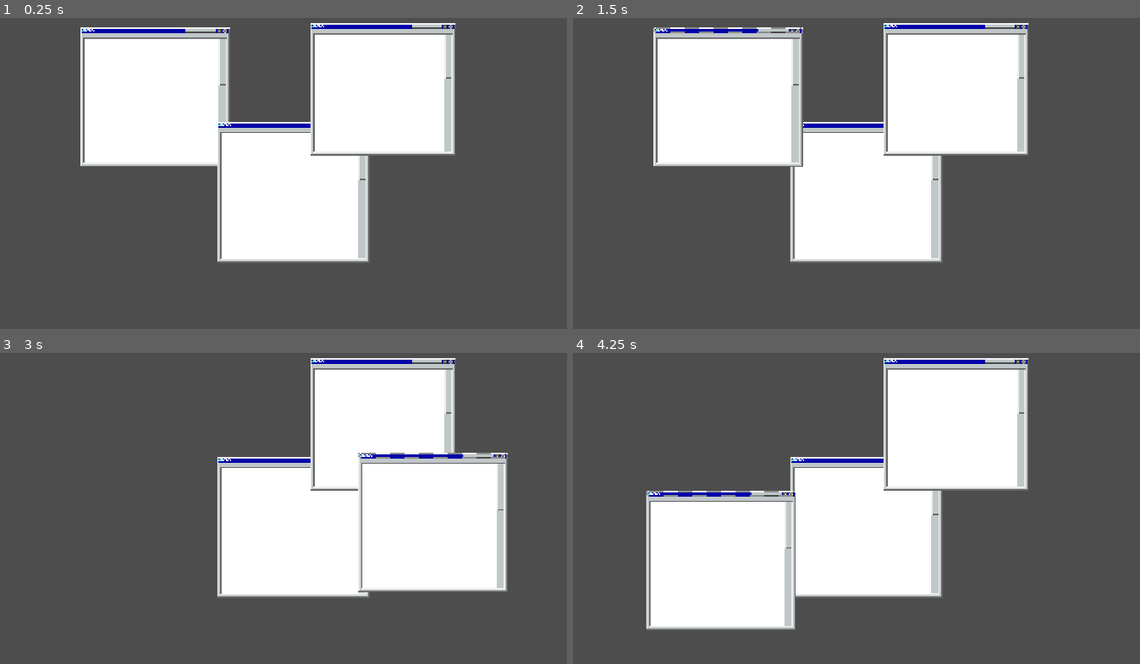
Above: before the commit, frames 1-4 (two rows, left to right).
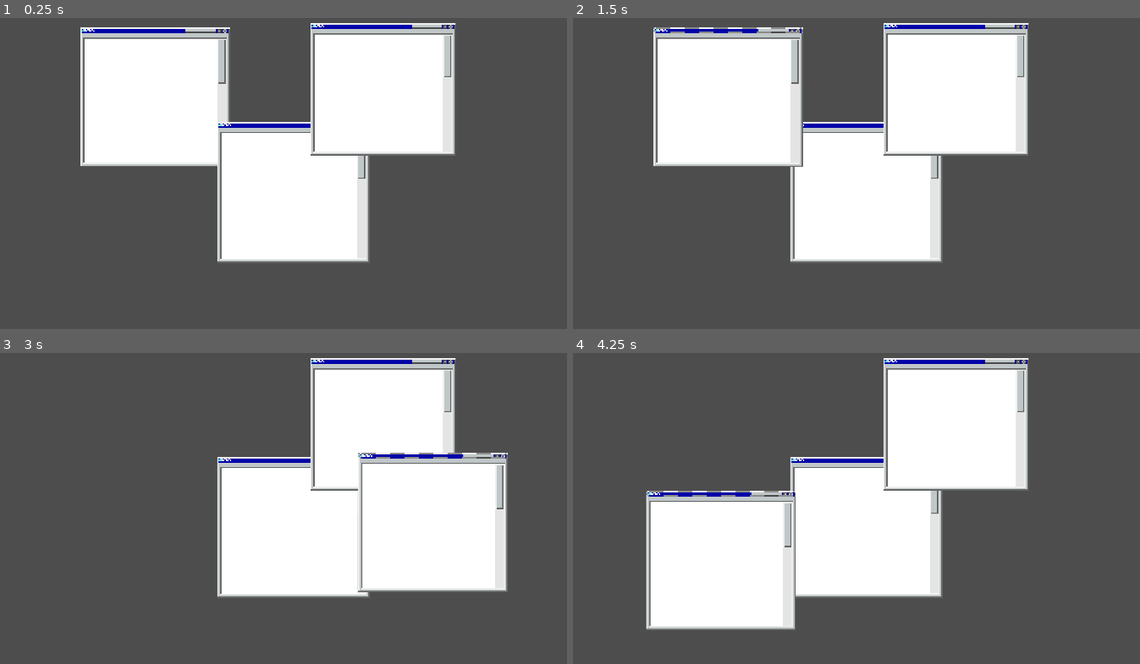
Above: after the commit, the same moments.

Repository: ManechLepage/BHX9
Game: Godot game, scene res://Scenes/main.tscn
The game is run twice, just before and just after one commit, with the same random seed, the same clock (stepped at 60 frames per second) and the same inputs.
Inputs (mouse positions are in pixels of both pictures, inside the frame that each line leads up to):
- Up to frame 1 (0.25 s): no input
- Up to frame 2 (1.5 s): click (726, 30) at 0.52 s; click (726, 30) at 1.27 s
- Up to frame 3 (3 s): click (153, 365) at 2.02 s; tap Enter at 2.75 s; move the mouse to (430, 455) at 2.77 s
- Up to frame 4 (4.25 s): tap Space at 3.5 s; move the mouse to (720, 492) at 3.52 s

The runs differ from the first frame. In frame 1, 1.1% of the frame differs, in the area x 38-80%, y 5-78%; in frame 2, 1.3%; in frame 3, 0.7%; in frame 4, 1.3%.

Commit message:
theme upd

Diff:
--- a/bhx-9/Visual/main.tres
+++ b/bhx-9/Visual/main.tres
@@ -37,10 +37,6 @@
 texture_margin_top = 2.0
 texture_margin_right = 2.0
 texture_margin_bottom = 2.0
-expand_margin_left = 1.0
-expand_margin_top = 1.0
-expand_margin_right = 1.0
-expand_margin_bottom = 1.0
 region_rect = Rect2(0, 0, 16, 16)
 
 [sub_resource type="StyleBoxTexture" id="StyleBoxTexture_isbx3"]
@@ -49,10 +45,6 @@
 texture_margin_top = 2.0
 texture_margin_right = 2.0
 texture_margin_bottom = 2.0
-expand_margin_left = 1.0
-expand_margin_top = 1.0
-expand_margin_right = 1.0
-expand_margin_bottom = 1.0
 region_rect = Rect2(0, 0, 16, 16)
 
 [sub_resource type="StyleBoxTexture" id="StyleBoxTexture_1tyxu"]
@@ -68,14 +60,10 @@
 region_rect = Rect2(0, 0, 32, 32)
 
 [sub_resource type="StyleBoxFlat" id="StyleBoxFlat_y6i65"]
-content_margin_left = 2.0
-content_margin_right = 2.0
-bg_color = Color(0.7529412, 0.78039217, 0.78431374, 1)
+content_margin_left = 3.0
+content_margin_right = 3.0
+bg_color = Color(0.8949228, 0.8949223, 0.8949224, 1)
 corner_detail = 1
-expand_margin_left = 1.0
-expand_margin_top = 1.0
-expand_margin_right = 1.0
-expand_margin_bottom = 1.0
 
 [resource]
 default_font = ExtResource("1_tiivk")
